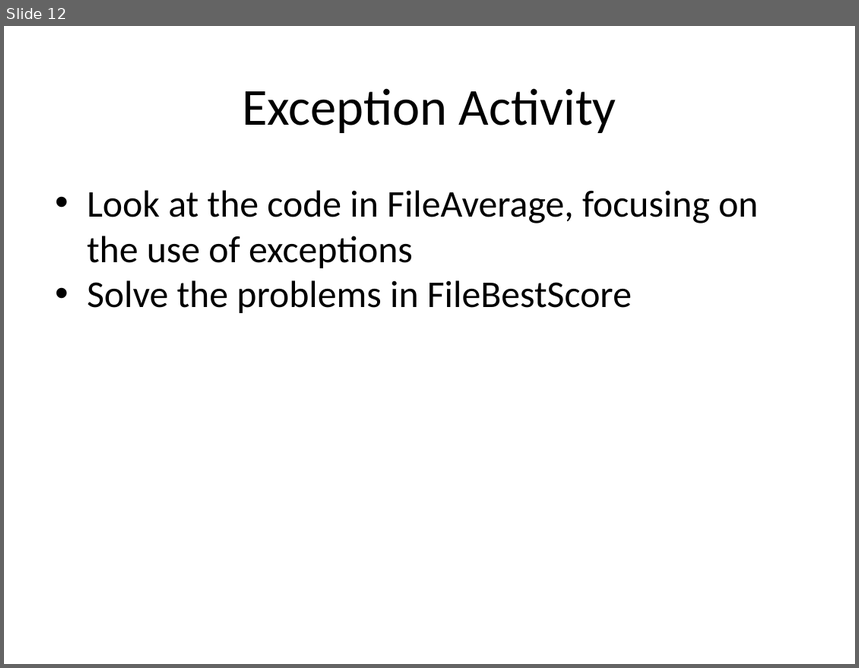
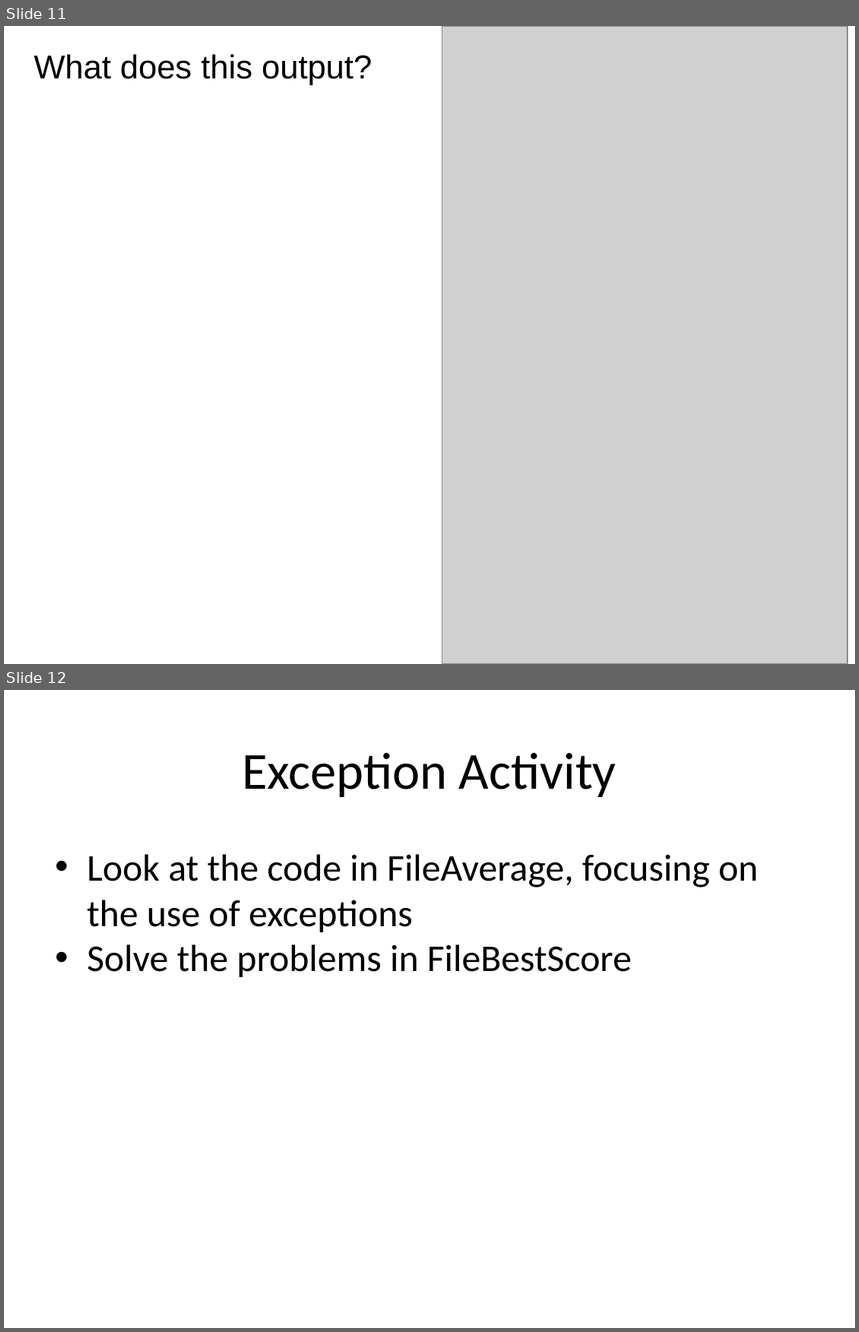
Before and after one commit to RHIT-CSSE/csse220, a slide deck: ClassMaterials/OOAndExceptions/Slides/Part3-ExceptionHandling.pptx. Shown one above the other, each under a label of ours: slide 12 before the commit, slides 11 and 12 after it. The pictures are 859x668 and 859x1332 pixels, drawn with LibreOffice and Linux fonts; fonts in the diff are those of the drawing; grey boxes stand for pictures. Boxes give left, top, right and bottom in pixels: in the first picture for what was removed or moved away, otherwise in the second. Text is boxed around its words. In the diff, an @@ line names an element or a change of style, - is before the commit and + after.

```diff
--- a/ClassMaterials/OOAndExceptions/Slides/Part3-ExceptionHandling.pptx
+++ b/ClassMaterials/OOAndExceptions/Slides/Part3-ExceptionHandling.pptx
@@ slide 11 added at [4,26,855,664], background #FFFFFF @@
@@ picture added at [443,26,848,664] @@
@@ text added at [34,54,372,85], 28 pt, text #000000 @@
+What does this output?
```
Also in this commit, not shown: 1 slide removed, 1 other file.
